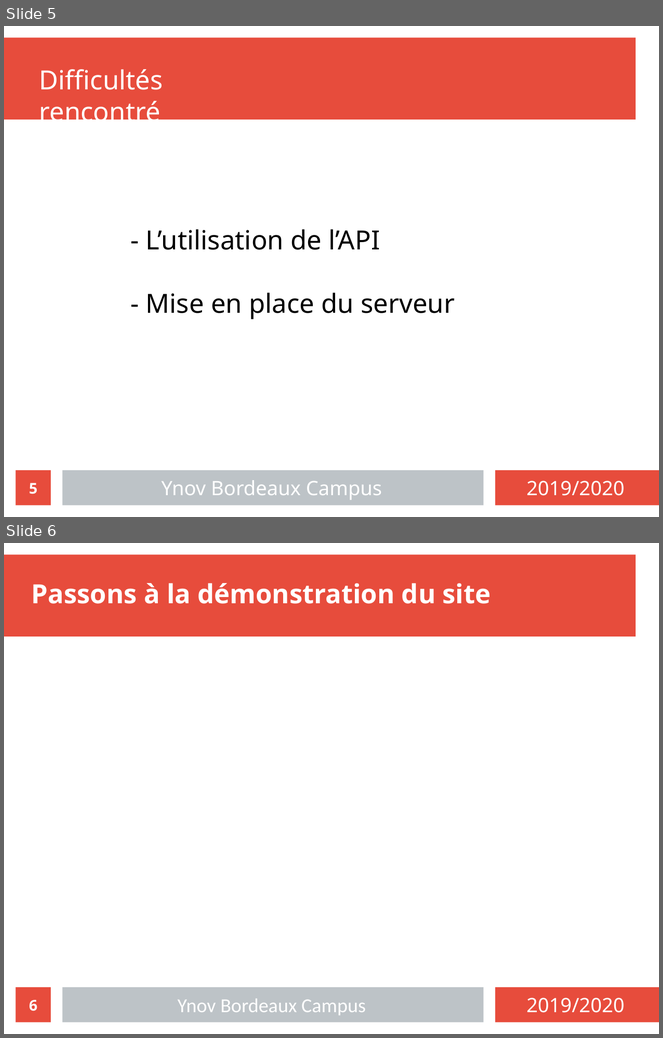
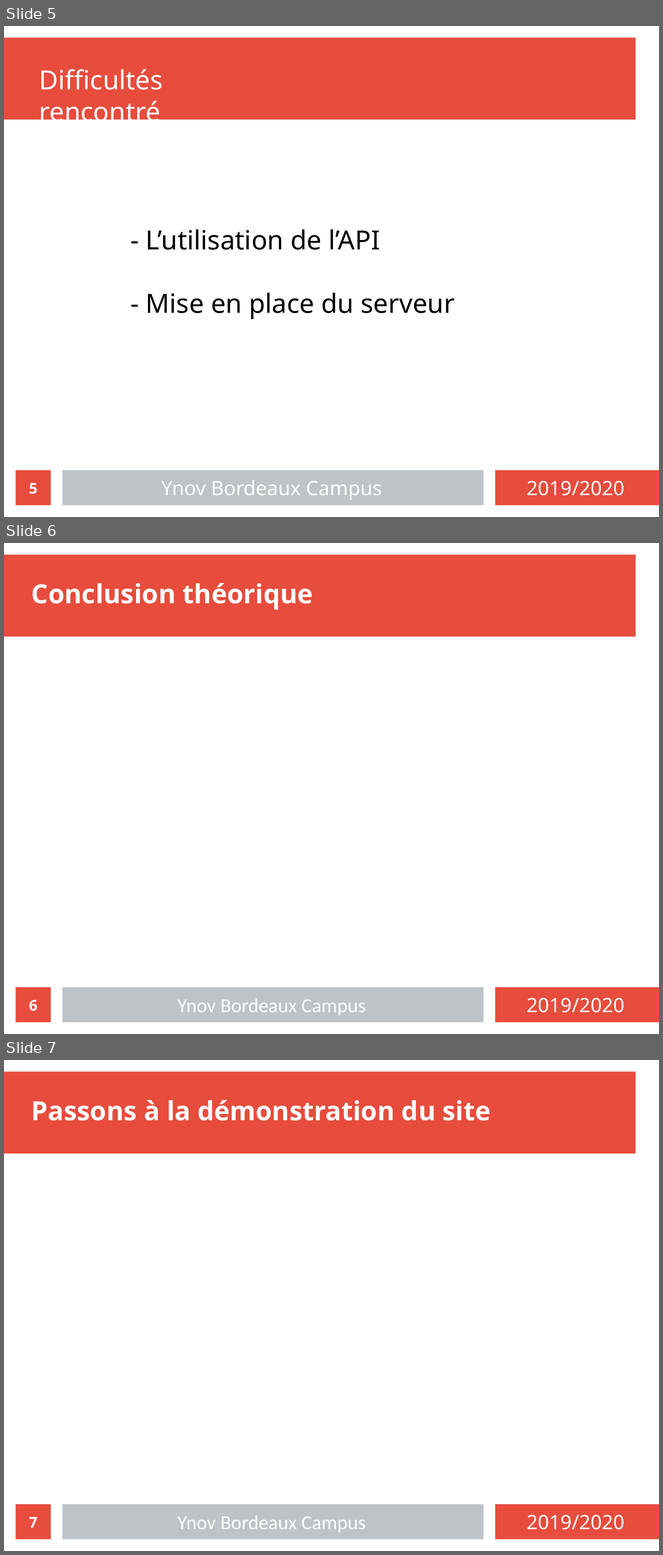
Before and after one commit to exender/Projet-dev, a slide deck: presentation.odp. Shown one above the other, each under a label of ours: slides 5 and 6 before the commit, slides 5, 6 and 7 after it. The pictures are 663x1038 and 663x1555 pixels, drawn with LibreOffice and Linux fonts; fonts in the diff are those of the drawing. Boxes give left, top, right and bottom in pixels: in the first picture for what was removed or moved away, otherwise in the second. Text is boxed around its words. In the diff, an @@ line names an element or a change of style, - is before the commit and + after.

Commit message:
killian c'est pour toi

```diff
--- a/presentation.odp
+++ b/presentation.odp
@@ slide 6 added at (4,543,659,1034), background #FFFFFF; not listed: 3 template elements that a slide beside it also shows @@
@@ text added at (32,583,313,610), 32 pt, text #FFFFFF, bold @@
+Conclusion théorique
@@ page number added at (16,988,51,1023), fill #E74C3C, 18 pt, text #FFFFFF, bold @@
+6
@@ text added at (178,999,366,1016), 24 pt, text #FFFFFF @@
+Ynov Bordeaux Campus
@@ text added at (527,998,625,1013), 24 pt, text #FFFFFF @@
+2019/2020
@@ what was slide 6 is now slide 7 @@
@@ page number at (29,1517,37,1528): text changed @@
-6
+7
```
